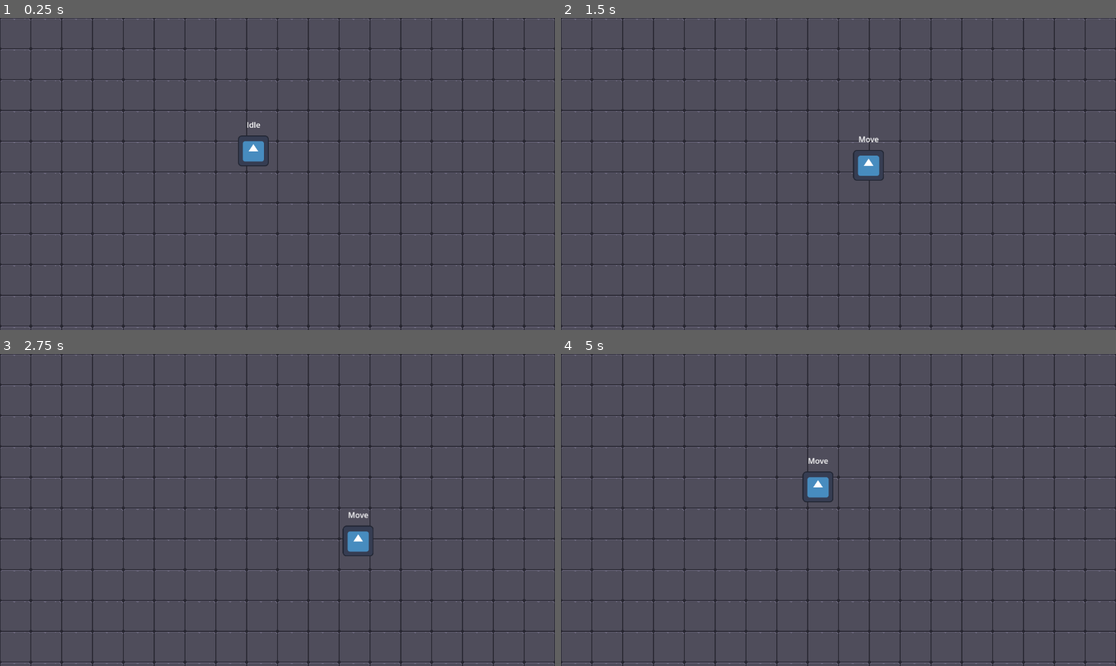
Above: before the commit, frames 1-4 (two rows, left to right).
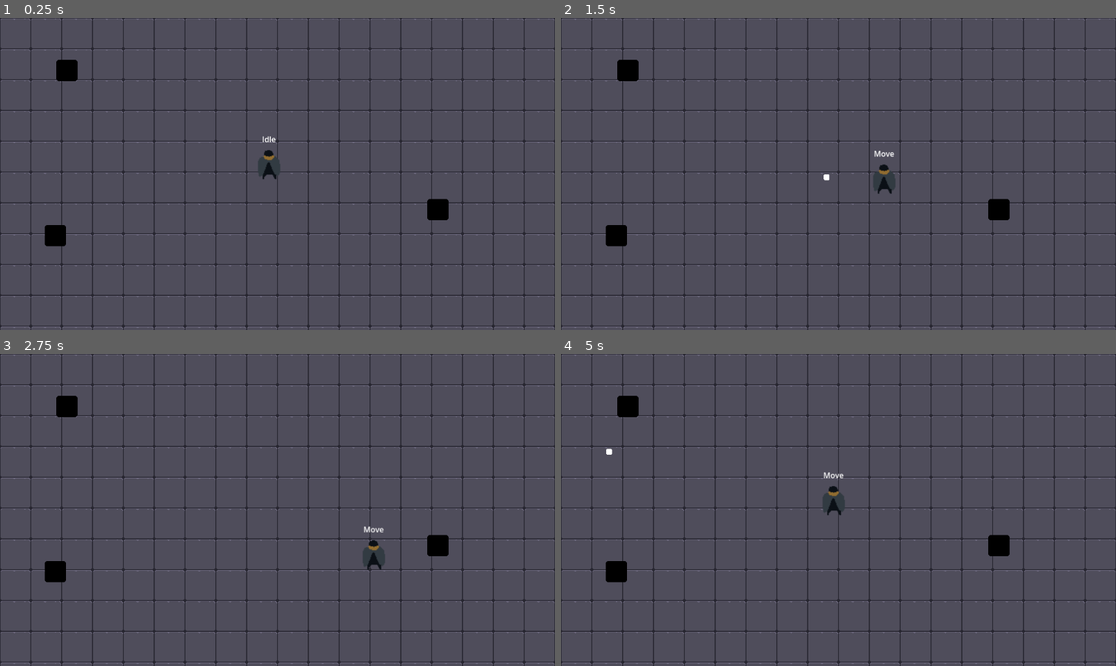
Above: after the commit, the same moments.

Repository: Altgrob/GWJ67_Parasite
Game: Godot game, scene res://Scenes/main.tscn
Same seed, same stepped clock (60 frames per second), same inputs: the game is played once before the commit and once after it. The engine's default icon, where the game draws it, is replaced by a stand-in: a white triangle on a blue panel in a dark square.
Inputs (mouse positions are in pixels of both pictures, inside the frame that each line leads up to):
- Up to frame 1 (0.25 s): no input
- Up to frame 2 (1.5 s): tap Enter at 0.5 s; move the mouse to (960, 158) at 0.52 s; hold D (RIGHT) 0.53-1.28 s; click (960, 158) at 0.6 s; move the mouse to (727, 189) at 1.27 s; hold S (DOWN) from 1.28 s (still down); click (727, 189) at 1.35 s
- Up to frame 3 (2.75 s): move the mouse to (333, 441) at 2.02 s; release S (DOWN) at 2.03 s; hold D (RIGHT) from 2.03 s (still down); click (333, 441) at 2.1 s
- Up to frame 4 (5 s): move the mouse to (810, 572) at 2.77 s; release D (RIGHT) at 2.78 s; hold W (UP) 2.78-3.53 s; click (810, 572) at 2.85 s; move the mouse to (1005, 556) at 3.52 s; hold A (LEFT) from 3.53 s (still down); click (1005, 556) at 3.6 s; move the mouse to (672, 463) at 4.27 s; click (672, 463) at 4.35 s

The runs differ from the first frame. In frame 1, 1.5% of the frame differs, in the area x 8-81%, y 13-74%; in frame 2, 1.6%; in frame 3, 1.6%; in frame 4, 1.6%.

Commit message:
Shoot state and Human scene

Diff:
--- /dev/null
+++ b/Scenes/Actors/Actor.tscn
@@ -0,0 +1,35 @@
+[gd_scene load_steps=6 format=3 uid="uid://u33h6lnmwqjb"]
+
+[ext_resource type="Script" path="res://Scripts/Actors/Player/Player.gd" id="1_527f0"]
+[ext_resource type="Texture2D" uid="uid://cntmkydf2u7mi" path="res://icon.svg" id="1_uv0f6"]
+[ext_resource type="Script" path="res://Scripts/Utils/StateMachine.gd" id="4_b5lip"]
+[ext_resource type="Script" path="res://Scripts/Actors/DEBUG_STATES.gd" id="6_w0wrh"]
+
+[sub_resource type="CircleShape2D" id="CircleShape2D_alnny"]
+radius = 35.0
+
+[node name="CharacterBody2D" type="CharacterBody2D"]
+script = ExtResource("1_527f0")
+
+[node name="Sprite2D" type="Sprite2D" parent="."]
+scale = Vector2(0.5, 0.5)
+texture = ExtResource("1_uv0f6")
+
+[node name="AnimationPlayer" type="AnimationPlayer" parent="."]
+
+[node name="CollisionShape2D" type="CollisionShape2D" parent="."]
+shape = SubResource("CircleShape2D_alnny")
+
+[node name="STATES" type="Label" parent="."]
+visible = false
+offset_left = -23.0
+offset_top = -66.0
+offset_right = 24.0
+offset_bottom = -43.0
+text = "STATE"
+horizontal_alignment = 1
+vertical_alignment = 1
+script = ExtResource("6_w0wrh")
+
+[node name="StateMachine" type="Node2D" parent="."]
+script = ExtResource("4_b5lip")
--- /dev/null
+++ b/Scenes/Actors/Human.tscn
@@ -0,0 +1,18 @@
+[gd_scene load_steps=3 format=3 uid="uid://cidn4rqc48apy"]
+
+[ext_resource type="PackedScene" uid="uid://u33h6lnmwqjb" path="res://Scenes/Actors/Actor.tscn" id="1_6n8kl"]
+[ext_resource type="Script" path="res://Scripts/Utils/BaseState.gd" id="2_1x2lo"]
+
+[node name="Human" instance=ExtResource("1_6n8kl")]
+collision_layer = 7
+collision_mask = 7
+
+[node name="Sprite2D" parent="." index="0"]
+modulate = Color(0, 0, 0, 1)
+scale = Vector2(0.34375, 0.34375)
+
+[node name="Idle" type="Node2D" parent="StateMachine" index="0"]
+script = ExtResource("2_1x2lo")
+
+[node name="Move" type="Node2D" parent="StateMachine" index="1"]
+script = ExtResource("2_1x2lo")
--- a/Scenes/Actors/Player.tscn
+++ b/Scenes/Actors/Player.tscn
@@ -1,42 +1,26 @@
-[gd_scene load_steps=8 format=3 uid="uid://u33h6lnmwqjb"]
+[gd_scene load_steps=6 format=3 uid="uid://d1ey24m34buq7"]
 
-[ext_resource type="Script" path="res://Scripts/Actors/Player/Player.gd" id="1_527f0"]
-[ext_resource type="Texture2D" uid="uid://cntmkydf2u7mi" path="res://icon.svg" id="1_uv0f6"]
-[ext_resource type="Script" path="res://Scripts/Utils/StateMachine.gd" id="4_b5lip"]
+[ext_resource type="PackedScene" uid="uid://u33h6lnmwqjb" path="res://Scenes/Actors/Actor.tscn" id="1_28wsm"]
+[ext_resource type="Texture2D" uid="uid://ygfqvqqklfxp" path="res://Assets/Player_sheet.png" id="2_6wjga"]
 [ext_resource type="Script" path="res://Scripts/Actors/Player/PlayerStateIdle.gd" id="4_j1e14"]
 [ext_resource type="Script" path="res://Scripts/Actors/Player/PlayerStateMove.gd" id="5_njdyg"]
-[ext_resource type="Script" path="res://Scripts/Actors/DEBUG_STATES.gd" id="6_w0wrh"]
+[ext_resource type="Script" path="res://Scripts/Actors/Player/PlayerStateShoot.gd" id="7_t1i10"]
 
-[sub_resource type="CircleShape2D" id="CircleShape2D_alnny"]
-radius = 35.0
+[node name="Player" instance=ExtResource("1_28wsm")]
 
-[node name="CharacterBody2D" type="CharacterBody2D"]
-script = ExtResource("1_527f0")
+[node name="Sprite2D" parent="." index="0"]
+position = Vector2(3, -11)
+scale = Vector2(1.59375, 1.59375)
+texture = ExtResource("2_6wjga")
 
-[node name="Sprite2D" type="Sprite2D" parent="."]
-scale = Vector2(0.5, 0.5)
-texture = ExtResource("1_uv0f6")
+[node name="STATES" parent="." index="3"]
+visible = true
 
-[node name="AnimationPlayer" type="AnimationPlayer" parent="."]
-
-[node name="CollisionShape2D" type="CollisionShape2D" parent="."]
-shape = SubResource("CircleShape2D_alnny")
-
-[node name="STATES" type="Label" parent="."]
-offset_left = -23.0
-offset_top = -66.0
-offset_right = 24.0
-offset_bottom = -43.0
-text = "STATE"
-horizontal_alignment = 1
-vertical_alignment = 1
-script = ExtResource("6_w0wrh")
-
-[node name="StateMachine" type="Node2D" parent="."]
-script = ExtResource("4_b5lip")
-
-[node name="Idle" type="Node2D" parent="StateMachine"]
+[node name="Idle" type="Node2D" parent="StateMachine" index="0"]
 script = ExtResource("4_j1e14")
 
-[node name="Move" type="Node2D" parent="StateMachine"]
+[node name="Move" type="Node2D" parent="StateMachine" index="1"]
 script = ExtResource("5_njdyg")
+
+[node name="Shoot" type="Node2D" parent="StateMachine" index="2"]
+script = ExtResource("7_t1i10")
--- a/Scenes/Items/Bullet.tscn
+++ b/Scenes/Items/Bullet.tscn
@@ -7,6 +7,8 @@
 radius = 6.08276
 
 [node name="Area2D" type="Area2D"]
+collision_layer = 2
+collision_mask = 2
 script = ExtResource("1_sy8so")
 
 [node name="Sprite2D" type="Sprite2D" parent="."]
@@ -15,3 +17,5 @@
 
 [node name="CollisionShape2D" type="CollisionShape2D" parent="."]
 shape = SubResource("CircleShape2D_g4483")
+
+[node name="VisibleOnScreenNotifier2D" type="VisibleOnScreenNotifier2D" parent="."]
--- a/Scenes/main.tscn
+++ b/Scenes/main.tscn
@@ -1,7 +1,8 @@
-[gd_scene load_steps=5 format=3 uid="uid://dwcq674xd8fyr"]
+[gd_scene load_steps=6 format=3 uid="uid://dwcq674xd8fyr"]
 
 [ext_resource type="Texture2D" uid="uid://cr5avjdfo6v0m" path="res://Assets/tile..png" id="1_74ml6"]
-[ext_resource type="PackedScene" uid="uid://u33h6lnmwqjb" path="res://Scenes/Actors/Player.tscn" id="1_m8tl7"]
+[ext_resource type="PackedScene" uid="uid://d1ey24m34buq7" path="res://Scenes/Actors/Player.tscn" id="1_m8tl7"]
+[ext_resource type="PackedScene" uid="uid://cidn4rqc48apy" path="res://Scenes/Actors/Human.tscn" id="3_uvbmi"]
 
 [sub_resource type="TileSetAtlasSource" id="TileSetAtlasSource_hjggv"]
 texture = ExtResource("1_74ml6")
@@ -9,195 +10,15 @@
 0:0/0 = 0
 1:0/0 = 0
 2:0/0 = 0
-3:0/0 = 0
-4:0/0 = 0
-5:0/0 = 0
-6:0/0 = 0
-7:0/0 = 0
-8:0/0 = 0
-9:0/0 = 0
-10:0/0 = 0
-11:0/0 = 0
 0:1/0 = 0
 1:1/0 = 0
 2:1/0 = 0
-3:1/0 = 0
-4:1/0 = 0
-5:1/0 = 0
-6:1/0 = 0
-7:1/0 = 0
-8:1/0 = 0
-9:1/0 = 0
-10:1/0 = 0
-11:1/0 = 0
 0:2/0 = 0
 1:2/0 = 0
 2:2/0 = 0
-3:2/0 = 0
-4:2/0 = 0
-5:2/0 = 0
-6:2/0 = 0
-7:2/0 = 0
-8:2/0 = 0
-9:2/0 = 0
-10:2/0 = 0
-11:2/0 = 0
 0:3/0 = 0
 1:3/0 = 0
 2:3/0 = 0
-3:3/0 = 0
-4:3/0 = 0
-5:3/0 = 0
-6:3/0 = 0
-7:3/0 = 0
-8:3/0 = 0
-9:3/0 = 0
-10:3/0 = 0
-11:3/0 = 0
-0:4/0 = 0
-1:4/0 = 0
-2:4/0 = 0
-3:4/0 = 0
-4:4/0 = 0
-5:4/0 = 0
-6:4/0 = 0
-7:4/0 = 0
-8:4/0 = 0
-9:4/0 = 0
-10:4/0 = 0
-11:4/0 = 0
-0:5/0 = 0
-1:5/0 = 0
-2:5/0 = 0
-3:5/0 = 0
-4:5/0 = 0
-5:5/0 = 0
-6:5/0 = 0
-7:5/0 = 0
-8:5/0 = 0
-9:5/0 = 0
-10:5/0 = 0
-11:5/0 = 0
-0:6/0 = 0
-1:6/0 = 0
-2:6/0 = 0
-3:6/0 = 0
-4:6/0 = 0
-5:6/0 = 0
-6:6/0 = 0
-7:6/0 = 0
-8:6/0 = 0
-9:6/0 = 0
-10:6/0 = 0
-11:6/0 = 0
-0:7/0 = 0
-1:7/0 = 0
-2:7/0 = 0
-3:7/0 = 0
-4:7/0 = 0
-5:7/0 = 0
-6:7/0 = 0
-7:7/0 = 0
-8:7/0 = 0
-9:7/0 = 0
-10:7/0 = 0
-11:7/0 = 0
-0:8/0 = 0
-1:8/0 = 0
-2:8/0 = 0
-3:8/0 = 0
-4:8/0 = 0
-5:8/0 = 0
-6:8/0 = 0
-7:8/0 = 0
-8:8/0 = 0
-9:8/0 = 0
-10:8/0 = 0
-11:8/0 = 0
-0:9/0 = 0
-1:9/0 = 0
-2:9/0 = 0
-3:9/0 = 0
-4:9/0 = 0
-5:9/0 = 0
-6:9/0 = 0
-7:9/0 = 0
-8:9/0 = 0
-9:9/0 = 0
-10:9/0 = 0
-11:9/0 = 0
-0:10/0 = 0
-1:10/0 = 0
-2:10/0 = 0
-3:10/0 = 0
-4:10/0 = 0
-5:10/0 = 0
-6:10/0 = 0
-7:10/0 = 0
-8:10/0 = 0
-9:10/0 = 0
-10:10/0 = 0
-11:10/0 = 0
-0:11/0 = 0
-1:11/0 = 0
-2:11/0 = 0
-3:11/0 = 0
-4:11/0 = 0
-5:11/0 = 0
-6:11/0 = 0
-7:11/0 = 0
-8:11/0 = 0
-9:11/0 = 0
-10:11/0 = 0
-11:11/0 = 0
-0:12/0 = 0
-1:12/0 = 0
-2:12/0 = 0
-3:12/0 = 0
-4:12/0 = 0
-5:12/0 = 0
-6:12/0 = 0
-7:12/0 = 0
-8:12/0 = 0
-9:12/0 = 0
-10:12/0 = 0
-11:12/0 = 0
-0:13/0 = 0
-1:13/0 = 0
-2:13/0 = 0
-3:13/0 = 0
-4:13/0 = 0
-5:13/0 = 0
-6:13/0 = 0
-7:13/0 = 0
-8:13/0 = 0
-9:13/0 = 0
-10:13/0 = 0
-11:13/0 = 0
-0:14/0 = 0
-1:14/0 = 0
-2:14/0 = 0
-3:14/0 = 0
-4:14/0 = 0
-5:14/0 = 0
-6:14/0 = 0
-7:14/0 = 0
-8:14/0 = 0
-9:14/0 = 0
-10:14/0 = 0
-11:14/0 = 0
-0:15/0 = 0
-1:15/0 = 0
-2:15/0 = 0
-3:15/0 = 0
-4:15/0 = 0
-5:15/0 = 0
-6:15/0 = 0
-7:15/0 = 0
-8:15/0 = 0
-9:15/0 = 0
-10:15/0 = 0
-11:15/0 = 0
 
 [sub_resource type="TileSet" id="TileSet_o1dhp"]
 tile_size = Vector2i(64, 64)
@@ -211,4 +32,13 @@
 layer_0/tile_data = PackedInt32Array(0, 0, 0, 1, 0, 0, 2, 0, 0, 3, 0, 0, 4, 0, 0, 5, 0, 0, 6, 0, 0, 7, 0, 0, 8, 0, 0, 9 …(3167 unchanged characters)…
 
 [node name="Player" parent="." instance=ExtResource("1_m8tl7")]
-position = Vector2(526, 276)
+position = Vector2(558, 306)
+
+[node name="Human" parent="." instance=ExtResource("3_uvbmi")]
+position = Vector2(909, 398)
+
+[node name="Human2" parent="." instance=ExtResource("3_uvbmi")]
+position = Vector2(115, 452)
+
+[node name="Human3" parent="." instance=ExtResource("3_uvbmi")]
+position = Vector2(139, 109)
--- a/Scripts/Actors/Player/Player.gd
+++ b/Scripts/Actors/Player/Player.gd
@@ -1,11 +1 @@
 extends Actor
-
-######## BUILT-IN ########
-func _ready() -> void:
-	super()
-
-func _physics_process(delta) -> void:
-	super(delta)
-
-func _process(delta) -> void:
-	super(delta)
--- a/Scripts/Actors/Player/PlayerStateIdle.gd
+++ b/Scripts/Actors/Player/PlayerStateIdle.gd
@@ -1,6 +1,9 @@
 extends BaseState
 
 func input(event: InputEvent) -> Node:
+
+	if Input.is_action_just_pressed("SHOOT"):
+		return states.Shoot
 
 	if Input.get_vector("LEFT", "RIGHT", "UP", "DOWN")	!= Vector2.ZERO:
 		return states.Move
--- a/Scripts/Actors/Player/PlayerStateMove.gd
+++ b/Scripts/Actors/Player/PlayerStateMove.gd
@@ -1,4 +1,10 @@
+class_name Move
 extends BaseState
+
+func input(event: InputEvent) -> Node:
+	if Input.is_action_just_pressed("SHOOT"):
+		return states.Shoot
+	return self
 
 func physics_process(delta: float) -> Node:
 
--- /dev/null
+++ b/Scripts/Actors/Player/PlayerStateShoot.gd
@@ -0,0 +1,16 @@
+extends Move
+
+@onready var bullet_scn = preload("res://Scenes/Items/Bullet.tscn")
+
+func enter() -> void:
+	_shoot()
+	_change_state(states.Move)
+
+func _shoot() -> void:
+	var bullet = bullet_scn.instantiate()
+	var mouse_pos = get_global_mouse_position()
+
+	bullet.direction = actor.global_position.direction_to(mouse_pos)
+	bullet.global_position = actor.global_position
+	get_tree().get_root().add_child(bullet)
+	await get_tree().create_timer(2).timeout
--- a/Scripts/Items/Bullet.gd
+++ b/Scripts/Items/Bullet.gd
@@ -1,12 +1,12 @@
 extends Area2D
 
-@onready var speed : float = 200.0
+@onready var speed : float = 900.0
 
 var direction : Vector2 = Vector2.ZERO
 
 func _ready() -> void:
 	body_entered.connect(_on_body_entered)
-
+	$VisibleOnScreenNotifier2D.screen_exited.connect(_on_screen_exited)
 
 func _process(delta: float) -> void:
 	position += direction.normalized() * speed * delta
@@ -14,3 +14,6 @@
 ######### SIGNALS ########
 func _on_body_entered(body: Node) -> void:
 		queue_free()
+
+func _on_screen_exited() -> void:
+	queue_free()
--- a/Scripts/Utils/BaseState.gd
+++ b/Scripts/Utils/BaseState.gd
@@ -26,3 +26,6 @@
 
 func physics_process(_delta: float) -> Node:
 	return self
+
+func _change_state(state: Node):
+	get_parent().change_state(states[state.name])
--- a/project.godot
+++ b/project.godot
@@ -37,6 +37,17 @@
 "events": [Object(InputEventKey,"resource_local_to_scene":false,"resource_name":"","device":-1,"window_id":0,"alt_pressed":false,"shift_pressed":false,"ctrl_pressed":false,"meta_pressed":false,"pressed":false,"keycode":0,"physical_keycode":68,"key_label":0,"unicode":100,"echo":false,"script":null)
 ]
 }
+SHOOT={
+"deadzone": 0.5,
+"events": [Object(InputEventMouseButton,"resource_local_to_scene":false,"resource_name":"","device":-1,"window_id":0,"alt_pressed":false,"shift_pressed":false,"ctrl_pressed":false,"meta_pressed":false,"button_mask":1,"position":Vector2(177, 10),"global_position":Vector2(181, 51),"factor":1.0,"button_index":1,"canceled":false,"pressed":true,"double_click":true,"script":null)
+]
+}
+
+[layer_names]
+
+2d_physics/layer_1="Player"
+2d_physics/layer_2="Bullet"
+2d_physics/layer_3="Human"
 
 [rendering]
 
